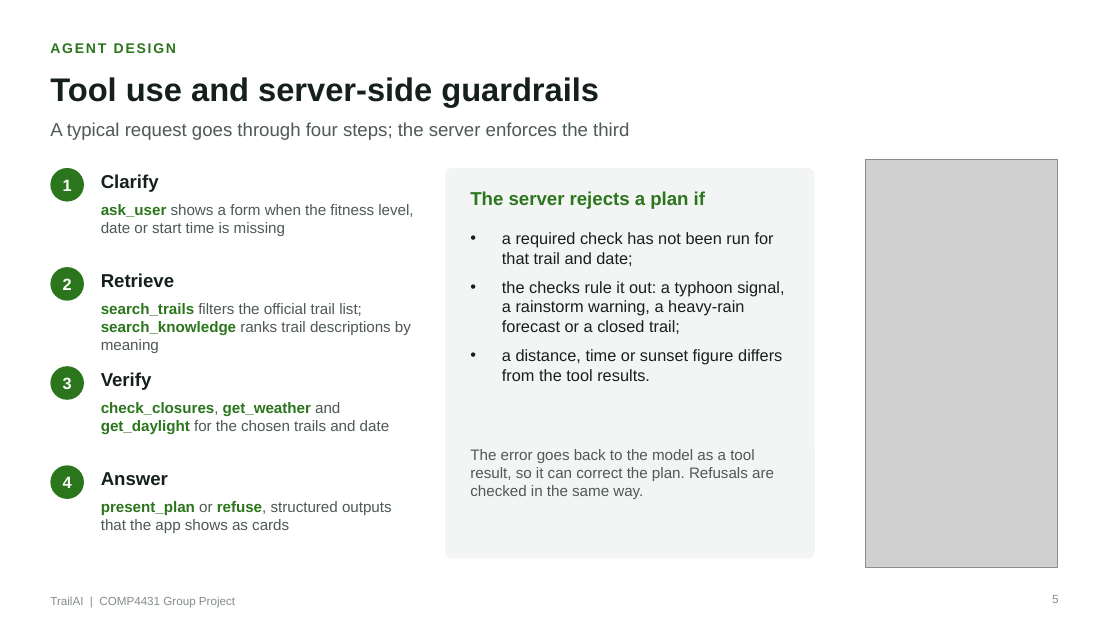
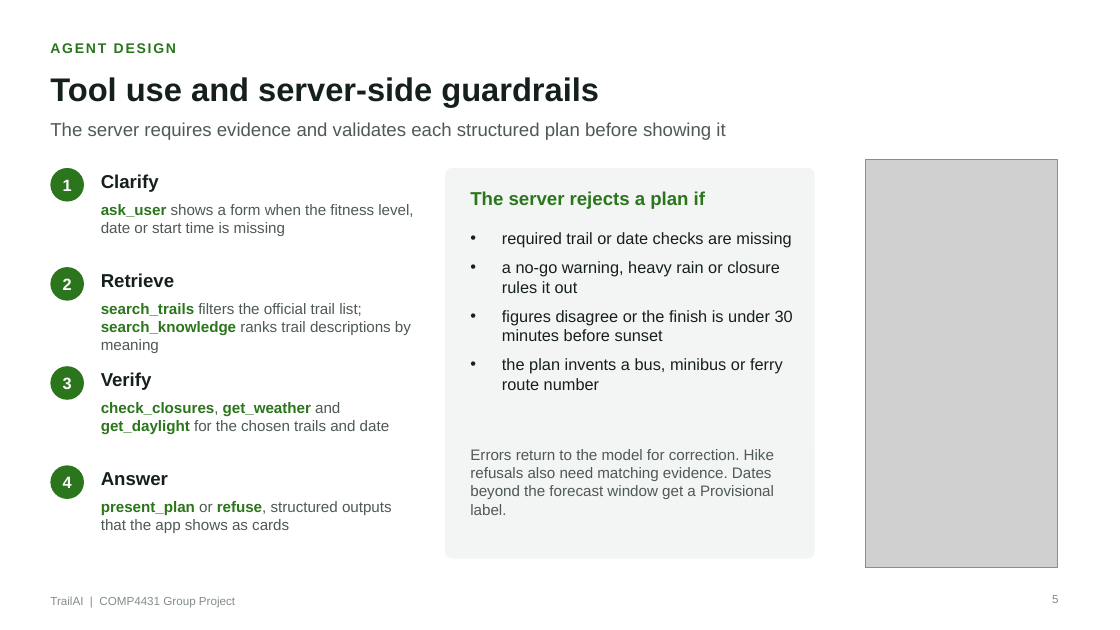
Before and after one commit to HaochenFa/COMP4431-AI, a slide deck: slide 5 of presentation/TrailAI.pptx. Drawn at 1120x630 pixels with LibreOffice and Linux fonts; fonts in the diff are those of the drawing; grey boxes stand for pictures. Boxes give left, top, right and bottom in pixels: in the first picture for what was removed or moved away, otherwise in the second. Text is boxed around its words. In the diff, an @@ line names an element or a change of style, - is before the commit and + after.

Commit message:
Update TrailAI presentation and add revised feature-focused deck

```diff
--- a/presentation/TrailAI.pptx
+++ b/presentation/TrailAI.pptx
@@ text at (x1=50, y1=122, x2=725, y2=140): text changed @@
-A typical request goes through four steps; the server enforces the third
+The server requires evidence and validates each structured plan before showing it
@@ text at (x1=502, y1=232, x2=793, y2=390): text changed @@
-• a required check has not been run for that trail and date;
-• the checks rule it out: a typhoon signal, a rainstorm warning, a heavy-rain forecast or a closed trail;
-• a distance, time or sunset figure differs from the tool results.
+• required trail or date checks are missing
+• a no-go warning, heavy rain or closure rules it out
+• figures disagree or the finish is under 30 minutes before sunset
+• the plan invents a bus, minibus or ferry route number
@@ text at (x1=470, y1=449, x2=774, y2=515): text changed @@
-The error goes back to the model as a tool result, so it can correct the plan. Refusals are checked in the same way.
+Errors return to the model for correction. Hike refusals also need matching evidence. Dates beyond the forecast window get a Provisional label.
```
Also in this commit, not shown: 10 other slides changed, 1 slide added, 6 other files.
